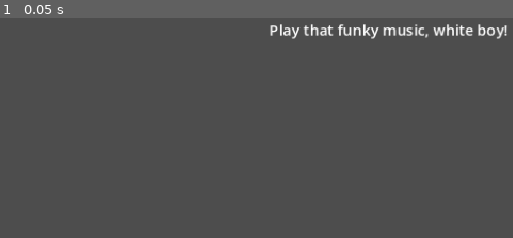
Above: before the commit, frame 1.
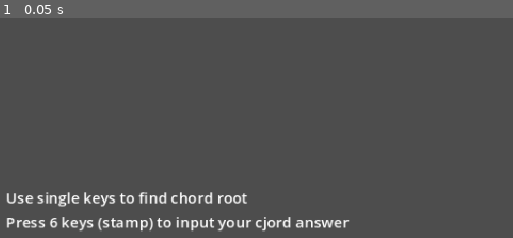
Above: after the commit, the same moment.

Repository: juozasg/arp-souls
Game: Godot game, scene res://main.tscn
Same seed, same stepped clock (60 frames per second), same inputs: the game is played once before the commit and once after it.
Inputs:
- Up to frame 1 (0.05 s): no input

The runs differ from the first frame. In frame 1, 4.1% of the frame differs, in the area x 1-99%, y 2-98%.

Commit message:
experiments

Diff:
--- a/main.tscn
+++ b/main.tscn
@@ -23,16 +23,16 @@
 anchor_top = 0.5
 anchor_right = 0.5
 anchor_bottom = 0.5
-offset_left = -127.5
-offset_top = -11.5
-offset_right = 127.5
-offset_bottom = 11.5
+offset_left = -353.0
+offset_top = 181.0
+offset_right = -98.0
+offset_bottom = 204.0
 grow_horizontal = 2
 grow_vertical = 2
 size_flags_horizontal = 6
 size_flags_vertical = 6
-text = "Play that funky music, white boy!"
-horizontal_alignment = 1
+text = "Use single keys to find chord root
+Press 6 keys (stamp) to input your cjord answer"
 vertical_alignment = 1
 
 [node name="MidiLogic" type="Node" parent="."]
--- a/midi_logic.gd
+++ b/midi_logic.gd
@@ -1,13 +1,31 @@
 extends Node
+
+class_name MidiLogic
+
+enum ChordType {MAJOR, MINOR}
+
+class Chord:
+	var root_semitone: int = 0
+	var chord_type: ChordType = ChordType.MAJOR
+
+	func _init(r: int, ct: ChordType = ChordType.MAJOR):
+		root_semitone = r
+		chord_type = ct
+
+
+enum GameState {OUTPUT_QUESTION, INPUT_ANSWER, QUESTION_COMPLETED}
 
 #var chord_pool = [5, 9, 10, 0] # F, A, A#, C
 #var chord_pool = [5, 7] # F, G
 var chord_pool = [4, 5, 6, 7] # E, F, F#, G
-var current_chord = 5
-var next_chord = 7
+var current_chord = Chord.new(5)
+var next_chord = Chord.new(7)
+var gamestate: GameState = GameState.QUESTION_COMPLETED
+
+
 
 func _ready():
-	#OS.open_midi_inputs()
+	OS.open_midi_inputs()
 	print("MIDI OPEN", OS.get_connected_midi_inputs())
 
 
@@ -21,6 +39,8 @@
 
 	if midi.message == MIDI_MESSAGE_NOTE_ON:
 		var note = midi.pitch % 12
+		if(note == current_chord.root_semitone):
+			print("you got it!")
 		#if note == last_note0 && note == last_note1:
 			#%ScoreLogic.bad_note()
 			##%NoteHints/Hint1/Label.text
--- a/piano_player.gd
+++ b/piano_player.gd
@@ -16,7 +16,7 @@
 
 
 func note_event(event: InputEventMIDI):
-	var note = event.pitch
+	var note = event.pitch - 12
 	var velocity = event.velocity
 	var message = event.message
 
